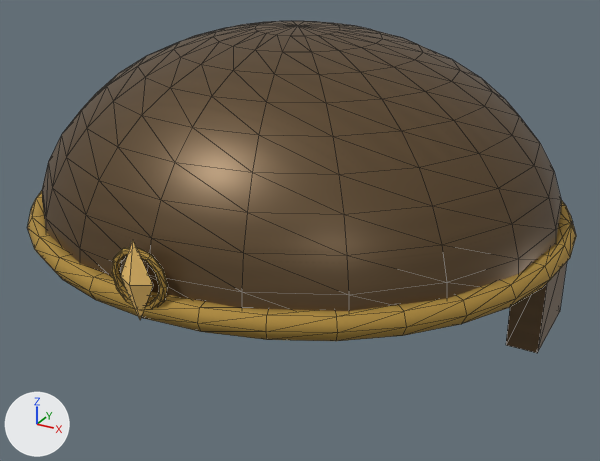
The glTF model src/assets/models/wardrobe/classes/modular/traje_guerrero_ambar_head.glb as it was, and as the next commit left it.
The view is the same before and after, from a 50 mm lens placed at (0.793, -1.448, 2.542), pointed at (0.015, -0.033, 1.834). Lighting does not change. The marker at lower left points along +X, +Y and +Z. The picture after the commit comes second. Mesh edges are drawn as thin lines. Vertices at exactly the same position are counted once.

The first picture shows 'suit-head'.
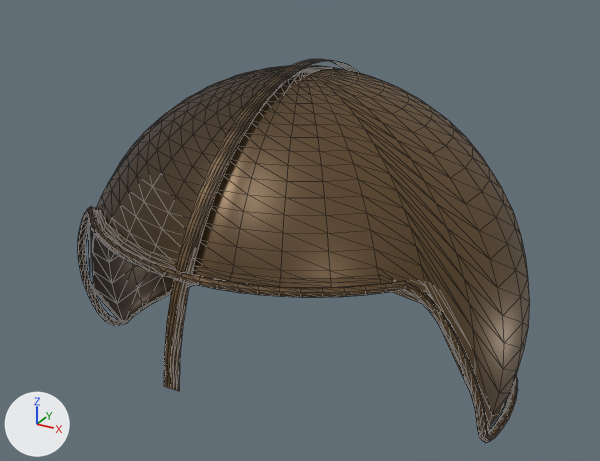
Where the change shows, as pixel boxes [x1, y1, x2, y2] in the pictures (600 x 461 px):
'suit-head', surface changed, reshaped (18% narrower, 16% taller)
    before: [27, 21, 576, 353]
    after: [78, 59, 530, 443]
part 1 of me_suit_head, rebuilt (15% narrower, 24% taller)
    before: [42, 21, 561, 311]
    after: [91, 65, 530, 426]
part 2 of me_suit_head, added
    after: [78, 206, 518, 443]
part 3 of me_suit_head, added
    after: [164, 59, 359, 391]
part 4 of me_suit_head, added
    after: [88, 208, 516, 433]
part 5 of me_suit_head, deleted (brown)
    before: [112, 247, 168, 309]
part 6 of me_suit_head, deleted (brown)
    before: [506, 221, 573, 353]
part 7 of me_suit_head, deleted (orange)
    before: [120, 240, 153, 319]
part 8 of me_suit_head, deleted (brown)
    before: [27, 191, 576, 341]

What changed in the scene script:
```text
Add img_plate_painted_atlas:
    img_plate_painted_atlas = load_image('plate painted atlas', '_unpacked/plate_painted_atlas', 512, 512, 'sRGB')
Add img_plate_seams_and_folds:
    img_plate_seams_and_folds = load_image('plate seams and folds', '_unpacked/plate_seams_and_folds', 256, 256, 'Non-Color')
Add img_plate_surface:
    img_plate_surface = load_image('plate surface', '_unpacked/plate_surface', 128, 128, 'Non-Color')
Change mat_plate:
    remove # nodes: BsdfPrincipled, Mix, OutputMaterial, TexImage
    nodes: BsdfPrincipled, Math, Mix, NormalMap, OutputMaterial, SeparateColor, TexImage x3
    remove # uses the picture img_plate_weave
    uses the picture img_plate_painted_atlas
    uses the picture img_plate_seams_and_folds
    uses the picture img_plate_surface
Change me_suit_head:
    used by ob_suit_head; location = (0.0, 0.0, 0.0)
    remove me_suit_head.from_pydata(...)  # 487 vertices, 940 faces; spans x -0.565..0.565, y -0.56..0.516, z 1.71..2.258
    add me_suit_head.from_pydata(...)  # 1424 vertices, 2662 faces; spans x -0.493..0.493, y -0.476..0.484, z 1.487..2.179
    me_suit_head part 1: the loose piece of 201 vertices spanning x -0.54..0.54, y -0.523..0.493, z 1.88..2.258 is rebuilt with 576 vertices and now spans x -0.493..0.493, y -0.411..0.484, z 1.498..2.165
    me_suit_head part 2: a new loose piece of 576 vertices spanning x -0.487..0.487, y -0.429..0.479, z 1.487..1.902, in mat_plate
    me_suit_head part 3: a new loose piece of 144 vertices spanning x -0.017..0.017, y -0.476..0.456, z 1.697..2.179, in mat_plate
    me_suit_head part 4: a new loose piece of 128 vertices spanning x -0.481..0.481, y -0.418..0.473, z 1.498..1.912, in mat_plate
    me_suit_head part 5: the loose piece of 72 vertices spanning x -0.055..0.055, y -0.541..-0.529, z 1.885..1.995 is deleted
    me_suit_head part 6: the loose piece of 8 vertices spanning x 0.48..0.54, y -0.07..0.11, z 1.71..1.91 is deleted
    me_suit_head part 7: the loose piece of 6 vertices spanning x -0.033..0.033, y -0.56..-0.524, z 1.868..2.012 is deleted
    me_suit_head part 8
    192 vertices are removed from x -0.565..0.565, y -0.546..0.516, z 1.868..1.912
    384 faces are deleted
    other edits to the shape of me_suit_head do not show in these pictures
    remove me_suit_head.materials.append(mat_brass)
    remove me_suit_head.materials.append(mat_gem)  # orange #edc16c
```
